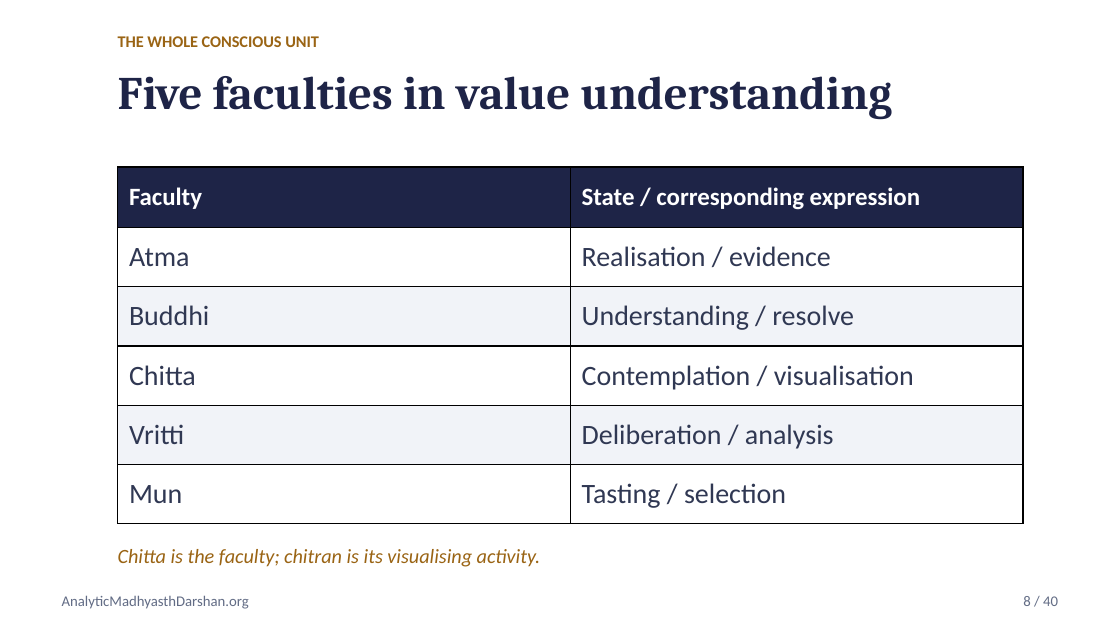
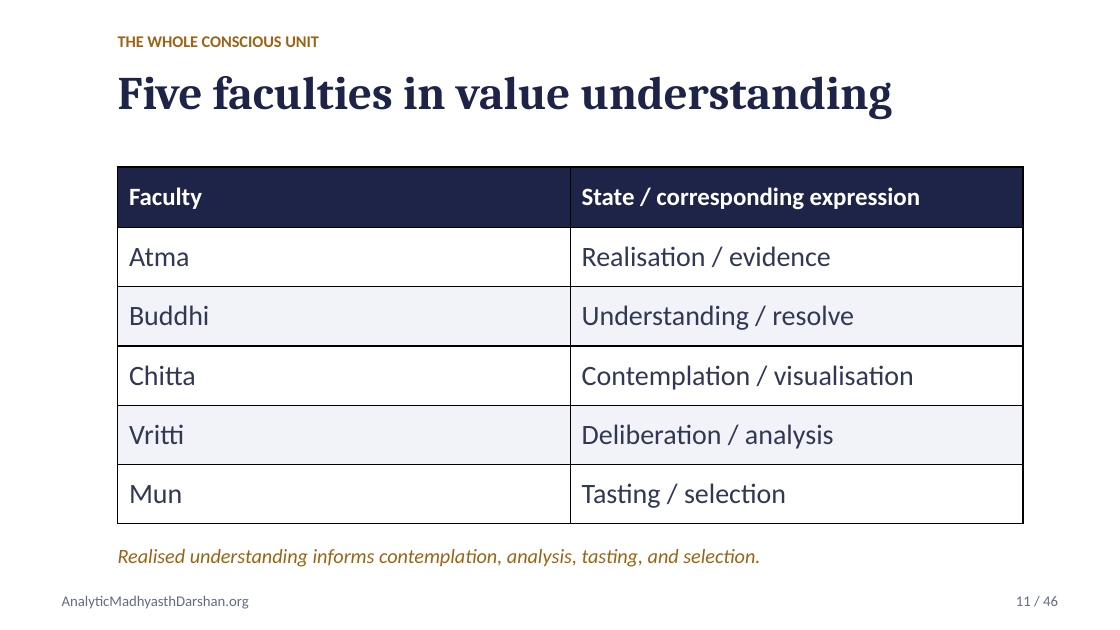
Before and after one commit to raghavamohan/AnalyticMadhyasthDarshan, a slide deck: slide 11 of Studies/Axiology-Value-Theory/Axiology-Value-Theory-Madhyasth-Darshan.pptx (slide 8 before the commit). Drawn at 1120x630 pixels with LibreOffice and Linux fonts; fonts in the diff are those of the drawing. Boxes give left, top, right and bottom in pixels: in the first picture for what was removed or moved away, otherwise in the second. Text is boxed around its words. In the diff, an @@ line names an element or a change of style, - is before the commit and + after.

Commit message:
Ground axiology in unit activity and realised knowledge

```diff
--- a/Studies/Axiology-Value-Theory/Axiology-Value-Theory-Madhyasth-Darshan.pptx
+++ b/Studies/Axiology-Value-Theory/Axiology-Value-Theory-Madhyasth-Darshan.pptx
@@ text at (118,549,760,567): text changed @@
-Chitta is the faculty; chitran is its visualising activity.
+Realised understanding informs contemplation, analysis, tasting, and selection.
@@ text at (1016,596,1058,606): text changed @@
-8 / 40
+11 / 46
```
Also in this commit, not shown: 39 other slides changed, 6 slides added, 9 other files.
